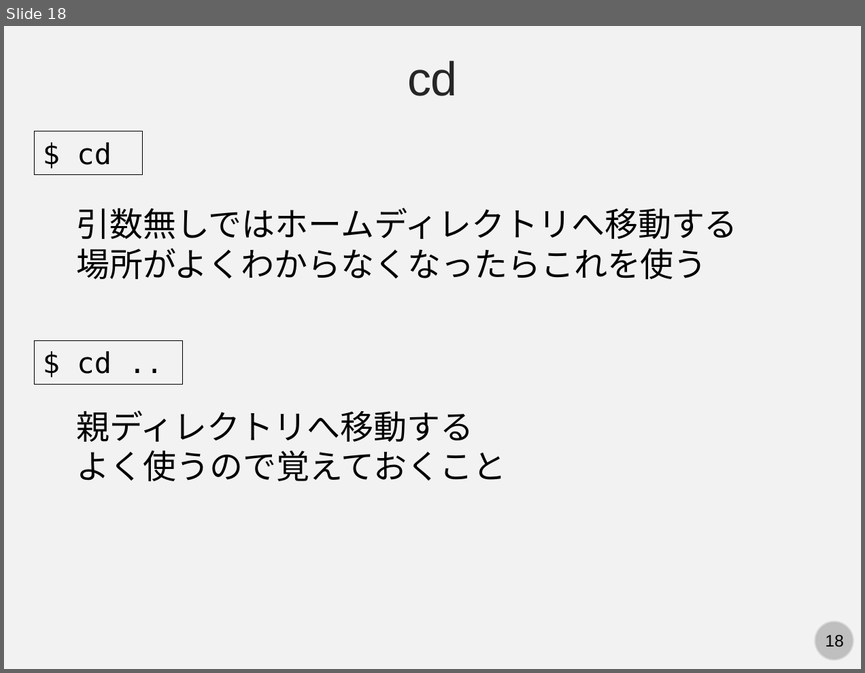
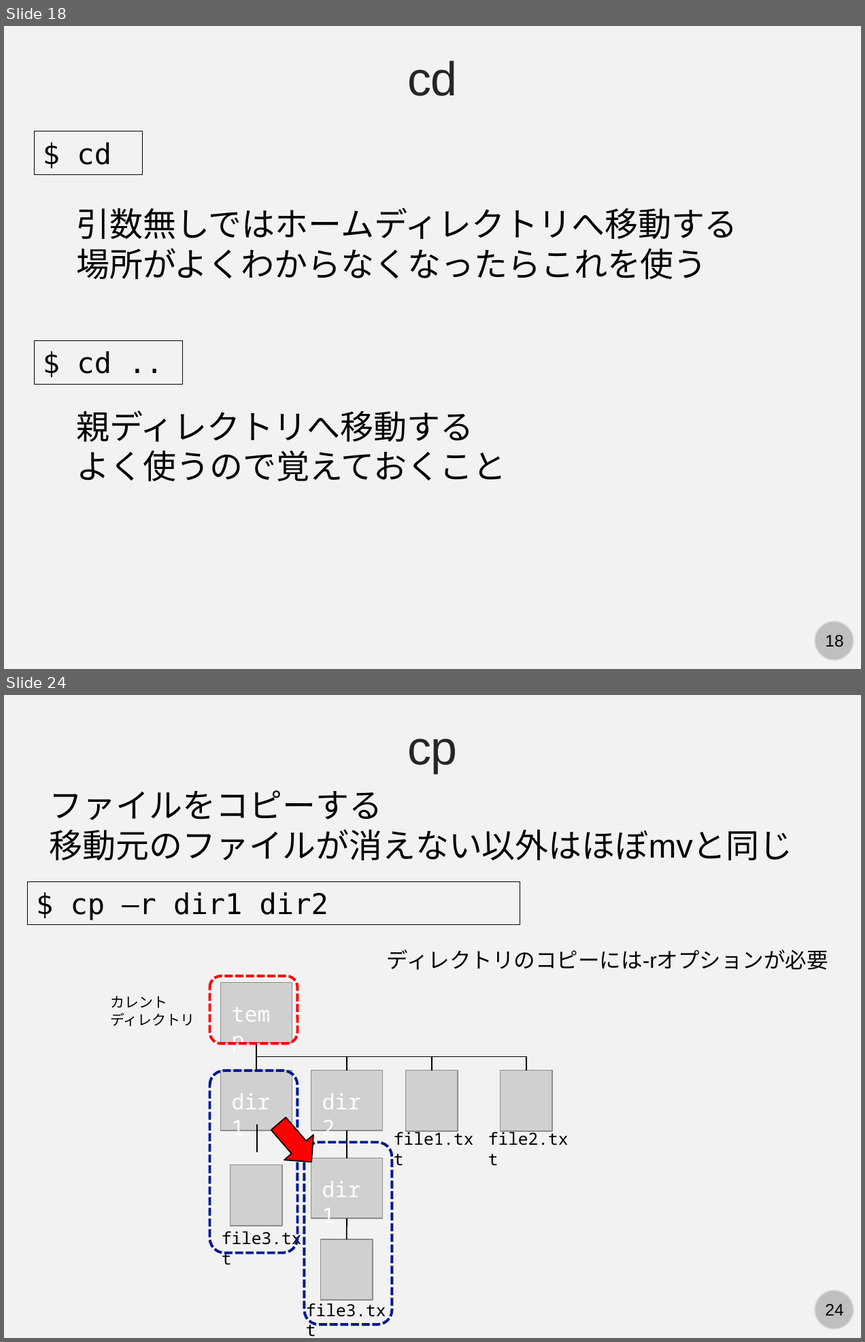
Before and after one commit to kaityo256/github, a slide deck: command/fig/slide.pptx. Shown one above the other, each under a label of ours: slide 18 before the commit, slides 18 and 24 after it; the slides between them are not shown. The pictures are 865x673 and 865x1342 pixels, drawn with LibreOffice and Linux fonts; fonts in the diff are those of the drawing; grey boxes stand for pictures. Boxes give left, top, right and bottom in pixels: in the first picture for what was removed or moved away, otherwise in the second. Text is boxed around its words. In the diff, an @@ line names an element or a change of style, - is before the commit and + after.

```diff
--- a/command/fig/slide.pptx
+++ b/command/fig/slide.pptx
@@ slide 24 added at (4,695,861,1338), background #F2F2F2; not listed: 2 template elements that a slide beside it also shows @@
@@ text added at (407,739,458,773), 40 pt, text #262626 @@
+cp
@@ text added at (50,790,793,860), 28 pt, text #000000 @@
+ファイルをコピーする
+移動元のファイルが消えない以外はほぼmvと同じ
@@ rectangle added at (28,882,521,925), outline #000000 0.75 pt, 24 pt, text #000000 @@
+$ cp –r dir1 dir2
@@ text added at (387,949,828,970), 18 pt, text #000000 @@
+ディレクトリのコピーには-rオプションが必要
@@ rounded rectangle added at (209,976,297,1044), outline #FF0000 2.25 pt dashed @@
@@ text added at (110,996,194,1026), 12 pt, text #000000 @@
+カレント
+ディレクトリ
@@ picture added at (221,983,293,1043) @@
@@ text added at (224,996,288,1030), 18 pt, text #FFFFFF @@
+temp
@@ elbow line added from (257, 1043) to (347, 1070), #000000 1 pt @@
@@ elbow line added from (257, 1043) to (432, 1070), #000000 1 pt @@
@@ elbow line added from (257, 1043) to (526, 1070), #000000 1 pt @@
@@ line added from (257, 1043) to (257, 1070), #000000 1 pt @@
@@ rounded rectangle added at (209,1070,297,1253), outline #011893 2.25 pt dashed @@
@@ picture added at (221,1070,293,1130) @@
@@ picture added at (311,1070,383,1130) @@
@@ picture added at (406,1070,458,1131) @@
@@ picture added at (500,1070,552,1131) @@
@@ text added at (224,1084,288,1118), 18 pt, text #FFFFFF @@
+dir1
@@ text added at (313,1084,379,1118), 18 pt, text #FFFFFF @@
+dir2
@@ right arrow added at (264,1111,326,1174), fill #FF0000, outline #000000 1 pt @@
@@ line added from (257, 1124) to (257, 1152), #000000 1 pt @@
@@ rounded rectangle added at (304,1142,392,1325), outline #011893 2.25 pt dashed @@
@@ line added from (347, 1130) to (347, 1157), #000000 1 pt @@
@@ text added at (394,1130,474,1145), 14 pt, text #000000 @@
+file1.txt
@@ text added at (488,1130,568,1145), 14 pt, text #000000 @@
+file2.txt
@@ picture added at (311,1157,383,1218) @@
@@ picture added at (230,1164,283,1225) @@
@@ text added at (313,1172,379,1206), 18 pt, text #FFFFFF @@
+dir1
@@ line added from (347, 1218) to (347, 1239), #000000 1 pt @@
@@ text added at (222,1228,302,1248), 14 pt, text #000000 @@
+file3.txt
@@ picture added at (320,1239,373,1300) @@
@@ text added at (306,1303,386,1320), 14 pt, text #000000 @@
+file3.txt
```
Also in this commit, not shown: 1 slide changed, 8 other slides added.
